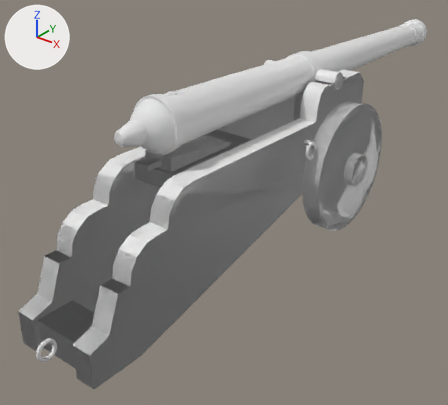
One commit to the FBX model AssetSources/export/galleass_falcon.fbx: the scene before it, then after it.
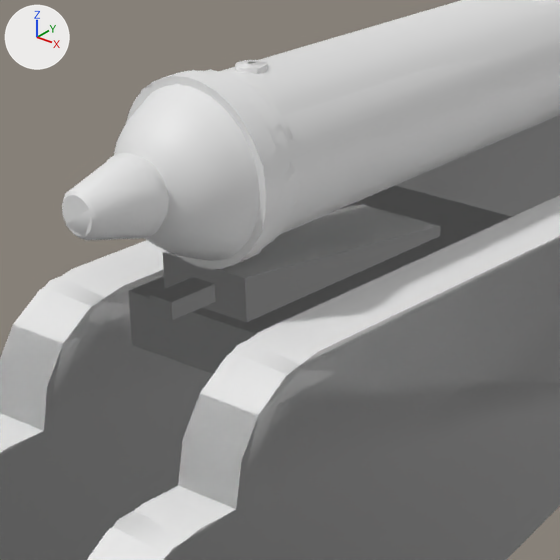
The first picture shows the older version from a 50 mm camera at (1.76, -2.88, 1.69) aimed at (-0.16, -0.48, 0.2). The close-ups show the older and then the newer version on the part from 21% to 60% of the width and 18% to 61% of the height of that picture. Only the edits that show in the close-ups are written down. The lights are fixed; the arrows at upper left show +X, +Y and +Z. Objects named as collision shapes, trigger or cutter boxes, shadow casters or lower levels of detail are left out. Vertices at exactly the same position are counted once.

In view in the first close-up: 'galleass_falcon', 'galleass_falcon_lod1'.
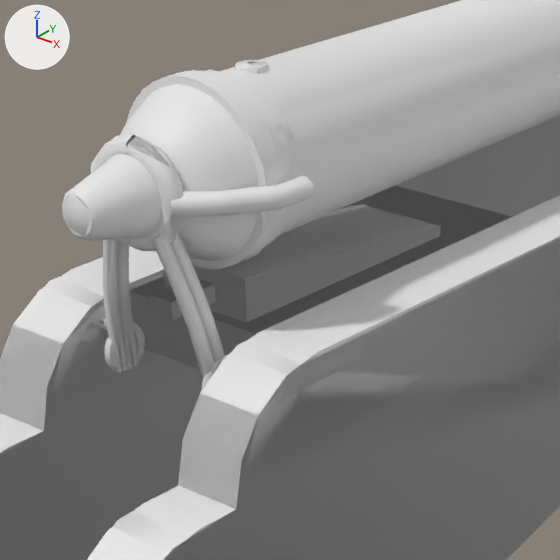
Boxes [x1, y1, x2, y2] around the edits, measured in the close-ups (560 x 560 px):
part 1 of me_galleass_falcon_lod1_001, added: after [105, 324, 145, 372]
part 2 of me_galleass_falcon_lod1_001, built on: before [124, 141, 260, 254]; after [65, 135, 314, 378]
part 3 of me_galleass_falcon, added: after [100, 314, 108, 331]
part 4 of me_galleass_falcon, added: after [104, 323, 145, 371]
part 5 of me_galleass_falcon, added (mostly hidden): after [202, 360, 219, 390]
part 6 of me_galleass_falcon, added: after [93, 135, 184, 251]
part 7 of me_galleass_falcon, added: after [171, 176, 314, 216]
part 8 of me_galleass_falcon, added: after [103, 239, 128, 373]
part 9 of me_galleass_falcon, added: after [118, 240, 139, 368]
part 10 of me_galleass_falcon, added: after [151, 236, 214, 375]
part 11 of me_galleass_falcon, added: after [171, 234, 224, 361]

Patch to the scene script:
```diff
--- a/AssetSources/export/galleass_falcon.fbx.py
+++ b/AssetSources/export/galleass_falcon.fbx.py
@@ mat_galleass_rope @@
+mat_galleass_rope = principled_material('galleass_rope')
+mat_galleass_rope.base_color = (0.8, 0.8, 0.8)  # white #e7e7e7
@@ me_galleass_falcon_lod1_001 @@
 # used by ob_galleass_falcon_lod1; location = (0.0, 0.0, 0.0)
-me_galleass_falcon_lod1_001.from_pydata(...)  # 1152 vertices, 2071 faces; spans x -0.38..0.38, y -1.84..1.51, z 0.0..0.98
+me_galleass_falcon_lod1_001.from_pydata(...)  # 1451 vertices, 2625 faces; spans x -0.38..0.38, y -1.84..1.51, z 0.0..0.98
+# me_galleass_falcon_lod1_001 part 1: a new loose piece, a torus around x (ring radius 0.028, tube radius 0.007) spanning x -0.097..-0.083, y -1.229..-1.16, z 0.568..0.637, in mat_galleass_iron (white #e7e7e7)
+# me_galleass_falcon_lod1_001 part 2: 2 vertices moved from x -0.04..-0.02, y -1.23, z 0.81..0.84 to x -0.05..-0.04, y -1.23, z 0.82..0.85; 11 vertices removed from x -0.09..0.09, y -1.24..-1.19, z 0.79..0.88; 185 vertices added at x -0.16..0.16, y -1.33..-1.09, z 0.57..0.93
+# other edits to the shape of me_galleass_falcon_lod1_001 do not show in these pictures
 me_galleass_falcon_lod1_001.materials.append(mat_galleass_trim)
@@ me_galleass_falcon_lod1_001 @@
 me_galleass_falcon_lod1_001.materials.append(mat_galleass_dark)
+me_galleass_falcon_lod1_001.materials.append(mat_galleass_rope)  # white #e7e7e7
@@ me_galleass_falcon @@
 # used by ob_galleass_falcon; location = (0.0, 0.0, 0.0)
-me_galleass_falcon.from_pydata(...)  # 2718 vertices, 2420 faces; spans x -0.38..0.38, y -1.84..1.51, z 0.0..0.98
+me_galleass_falcon.from_pydata(...)  # 3408 vertices, 3100 faces; spans x -0.38..0.38, y -1.84..1.51, z 0.0..0.98
+# me_galleass_falcon part 3: a new loose piece, an 8-sided cylinder along x spanning x -0.125..-0.095, y -1.206..-1.184, z 0.619..0.641, in mat_galleass_iron (white #e7e7e7)
+# me_galleass_falcon part 4: a new loose piece, a torus around x (ring radius 0.028, tube radius 0.007) spanning x -0.097..-0.083, y -1.23..-1.16, z 0.567..0.637, in mat_galleass_iron (white #e7e7e7)
+# me_galleass_falcon part 5: a new loose piece, a torus around x (ring radius 0.028, tube radius 0.007) spanning x 0.083..0.097, y -1.23..-1.16, z 0.567..0.637, in mat_galleass_iron (white #e7e7e7)
+# me_galleass_falcon part 6: a new loose piece of 90 vertices spanning x -0.07..0.07, y -1.25..-1.22, z 0.77..0.93, in mat_galleass_rope (white #e7e7e7)
+# me_galleass_falcon part 7: a new loose piece of 60 vertices spanning x 0.05..0.16, y -1.25..-1.09, z 0.83..0.87, in mat_galleass_rope (white #e7e7e7)
+# me_galleass_falcon part 8: a new loose piece of 48 vertices spanning x -0.1..-0.03, y -1.26..-1.2, z 0.57..0.81, in mat_galleass_rope (white #e7e7e7)
+# me_galleass_falcon part 9: a new loose piece of 48 vertices spanning x -0.1..-0.03, y -1.24..-1.18, z 0.57..0.81, in mat_galleass_rope (white #e7e7e7)
+# me_galleass_falcon part 10: a new loose piece of 48 vertices spanning x 0.03..0.1, y -1.26..-1.2, z 0.57..0.81, in mat_galleass_rope (white #e7e7e7)
+# me_galleass_falcon part 11: a new loose piece of 48 vertices spanning x 0.03..0.1, y -1.24..-1.18, z 0.57..0.81, in mat_galleass_rope (white #e7e7e7)
+# other edits to the shape of me_galleass_falcon do not show in these pictures
 me_galleass_falcon.materials.append(mat_galleass_trim)
@@ me_galleass_falcon @@
 me_galleass_falcon.materials.append(mat_galleass_dark)
+me_galleass_falcon.materials.append(mat_galleass_rope)  # white #e7e7e7
```
